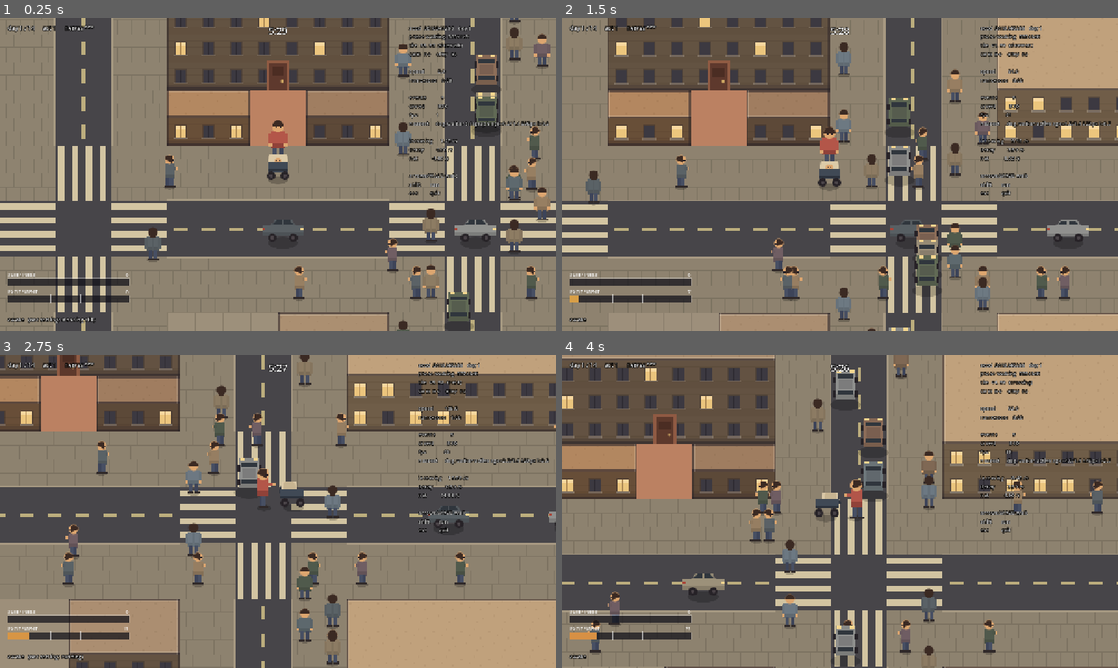
Above: before the commit, frames 1-4 (two rows, left to right).
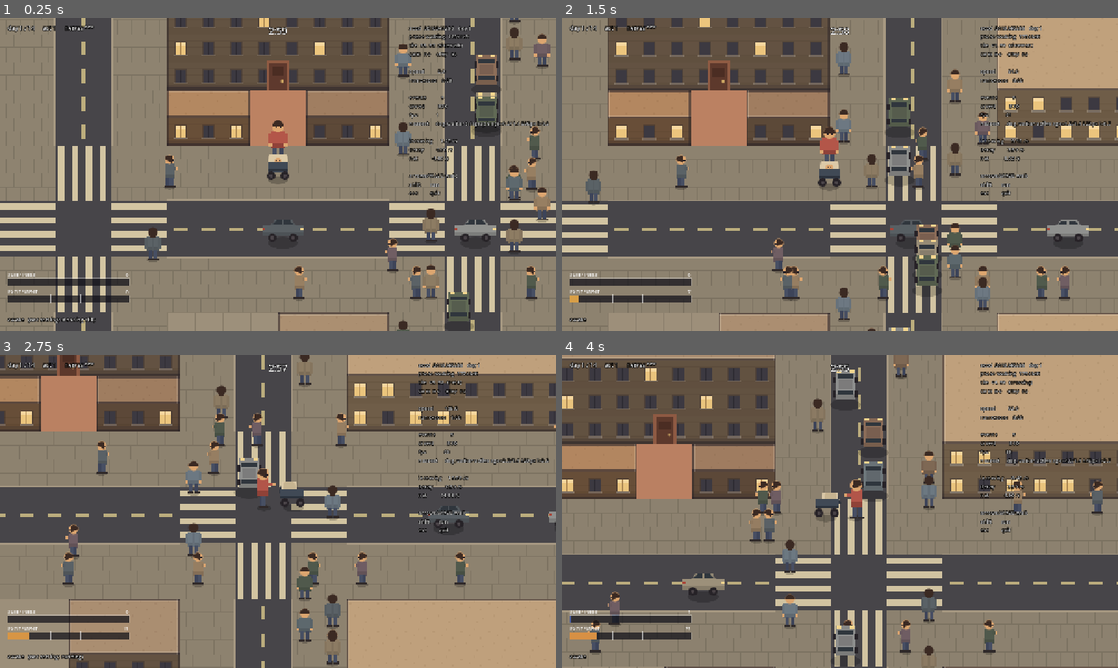
Above: after the commit, the same moments.

Repository: JosuaKrause/nappy
Game: Godot game, scene res://scenes/main.tscn
Same seed, same stepped clock (60 frames per second), same inputs: the game is played once before the commit and once after it.
Inputs:
- Up to frame 1 (0.25 s): no input
- Up to frame 2 (1.5 s): tap Enter (ui_accept) at 0.5, 0.77 s; hold Right (move_right) 0.53-1.28 s; hold Shift (run) 0.53-1.28 s; hold Down (move_down) from 1.28 s (still down); tap E (interact) at 1.35 s
- Up to frame 3 (2.75 s): tap Enter (ui_accept) at 1.52 s; tap Shift (run) at 1.55 s; release Down (move_down) at 2.03 s; hold Right (move_right) from 2.03 s (still down); hold Shift (run) from 2.03 s (still down)
- Up to frame 4 (4 s): release Right (move_right) at 2.78 s; release Shift (run) at 2.78 s; hold Up (move_up) 2.78-3.53 s; tap Shift (run) at 2.85, 3.8 s; tap Enter (ui_accept) at 3.02, 3.77 s; hold Left (move_left) from 3.53 s (still down); hold E (interact) from 3.53 s (still down)

The runs differ from the first frame. In frame 1, less than 0.1% of the frame differs, in the area x 48-82%, y 2-7%; in frame 2, less than 0.1%; in frame 3, less than 0.1%; in frame 4, less than 0.1%, in the area x 1-84%, y 2-86%.

Commit message:
M18: a day is a minute of play, with a grace of three
Playtest 02, finding 1: the park is barely noticeable and filling the meter
in one takes two minutes. Both halves of that are the same complaint, and
both are fixed by the same re-pitch.

The day was 330s, which made the outer bound the typical length and the
meter the thing standing between the player and it. It is 180s now, aimed at
being won in about a third of that. Calm ground went 3.5x -> 10x the street:
24s from empty instead of 119s, so a second in a park is worth ten on the
pavement and the difference is unmissable. Street gain went up (0.24 ->
0.42) rather than down, because M14's relationship tests are stated over
day_length() and a day that is 45% shorter would otherwise have stopped
making 'real progress on the way' true.

Excitement decay on calm ground 1.6x -> 2.2x, so the park reads on both bars
and not just the one.

This makes a day comfortably winnable once calm ground is reached, which is
deliberate and is written down as decision 1 in PLAYTEST-02.md: the day is
meant to be lost on the way to the park, not standing in it. Nothing enforces
that yet -- M19 and M20 are what put the danger in the walk -- so the next
playtest has to judge those together with this.

Pulled ahead of M16 for one practical reason: closure counts tuned against a
day that was about to halve would have been tuned wrong.

test_meters gains the target as arithmetic rather than a stopwatch: the
friendliest day the generator can make is a 44s floor, dusk stays a grace at
every day length. test_balance dropped from 94s to 27s as a side effect.

Diff:
--- a/src/autoload/tuning.gd
+++ b/src/autoload/tuning.gd
@@ -21,23 +21,28 @@
 ## which made the city decoration.
 ##
 ## An ordinary street makes real progress and never enough. A whole day of clean street
-## walking reaches about four fifths of the meter, so the walk out is worth something and
+## walking reaches about three quarters of the meter, so the walk out is worth something and
 ## the walk out alone can never finish; only calm ground can. `tests/test_meters.gd` holds
 ## both halves of that, in terms of `day_length()` rather than in numbers, so a change to
-## the day cannot quietly make the street sufficient again.
-const SLEEPINESS_GAIN_WALKING := 0.24
+## the day cannot quietly make the street sufficient again — which is what kept them honest
+## when M18 cut the day from 330s to 180s.
+const SLEEPINESS_GAIN_WALKING := 0.42
 ## Standing still has to be strictly worse than walking, or waiting is a strategy. It also
 ## has to stay cheaper than a calm zone gives, because stopping is the counterplay to a loud
 ## event and pricing it above the park's own rate would take that move away.
-const SLEEPINESS_DRAIN_IDLE := 0.6
-## Sized against the *short* day, not the long one. At 3.0 a park stretch ran 139s, which on
-## a 264s curfew day left barely thirty seconds for the walk out and the walk home together
-## — winnable on paper and a stopwatch race in practice. At 3.5 it is 119s, and the walk out
-## has already contributed, so the typical day finishes with a minute to spare.
-const SLEEPINESS_CALM_ZONE_MULTIPLIER := 3.5
-## Sleepiness the baby keeps after being woken up. Deliberately not softened when the fill
-## slowed down: waking her now costs about seventy seconds of park, roughly a fifth of the
-## day, and it should hurt that much.
+const SLEEPINESS_DRAIN_IDLE := 1.0
+## Playtest 02, finding 1: *"the difference of a park is barely noticeable... I don't want to
+## circle in a park for two minutes just to fill up the bar."* At M14's 3.5x a calm stretch
+## ran 119s, which is not a reward, it is a wait — and at three and a half times a rate you
+## cannot see, it did not even read as faster than the pavement.
+##
+## At 10x it is 24s from empty, and a second in a park is worth ten on the street. That makes
+## a day comfortably winnable *once calm ground is reached*, which is the point: the day is
+## meant to be lost on the way there, not in it. See docs/PLAYTEST-02.md, decision 1.
+const SLEEPINESS_CALM_ZONE_MULTIPLIER := 10.0
+## Sleepiness the baby keeps after being woken up. Half the bar, which is now about twelve
+## seconds of park — a fifth of a well-played day, which is what it was before and should
+## stay whatever the rates are.
 const WAKE_SLEEPINESS_PENALTY := 50.0
 
 ## Sleepiness per second on calm ground.
@@ -56,7 +61,9 @@
 const EXCITEMENT_DECAY_IDLE := 6.0
 const EXCITEMENT_DECAY_WALKING := 3.5
 const EXCITEMENT_DECAY_RUNNING := 0.5
-const EXCITEMENT_DECAY_CALM_ZONE_MULTIPLIER := 1.6
+## The park has to read on *both* bars, not just the sleepiness one — half of "this is
+## working" is the excitement visibly falling away as she walks in under the trees.
+const EXCITEMENT_DECAY_CALM_ZONE_MULTIPLIER := 2.2
 
 ## Excitement per second at full sprint, scaled by how far above walk speed we are.
 const EXCITEMENT_FROM_RUNNING := 9.0
@@ -75,7 +82,15 @@
 
 const RUN_LENGTH_DAYS := 14
 const STARTING_NERVES := 3
-const DAY_LENGTH_SECONDS := 330.0
+## A day is aimed at **about a minute of play, with a grace of three**. Dusk is the grace,
+## not the target: a day walked well is over in a minute, and the three minutes are there for
+## a day that goes wrong — a bad route, a park that turned out to be spoiled, a baby woken on
+## the way home.
+##
+## It was 330s until M18, which made the outer bound the *typical* length and the meter the
+## thing standing between you and it. Cutting it was the other half of finding 1: two minutes
+## of standing in a park inside a five and a half minute day is a game about waiting.
+const DAY_LENGTH_SECONDS := 180.0
 ## Curfew (day 6+) shortens the day by this fraction.
 const CURFEW_DAY_LENGTH_MULTIPLIER := 0.8
 
--- a/src/main.gd
+++ b/src/main.gd
@@ -208,7 +208,7 @@
 			return
 
 ## Dev flag: `-- --day-length N` compresses the day, so dusk and the timeout loss can be
-## looked at without sitting through five and a half minutes.
+## looked at without sitting through the whole three minutes.
 func _day_length() -> float:
 	var args := OS.get_cmdline_user_args()
 	var index := args.find("--day-length")
--- a/tests/test_meters.gd
+++ b/tests/test_meters.gd
@@ -31,6 +31,7 @@
 	_test_walking_fills_sleepiness(t)
 	_test_a_day_cannot_be_won_on_street_gain_alone(t)
 	_test_one_calm_stretch_wins_a_day(t)
+	_test_a_day_is_a_minute_of_play_with_a_grace_of_three(t)
 	_test_standing_still_is_worse_than_walking_but_affordable(t)
 	_test_a_street_day_never_settles_and_a_park_day_does(t)
 	_test_calm_zone_speeds_sleep(t)
@@ -136,6 +137,30 @@
 			"a calm stretch fills the meter in %.0fs, well inside the %.0fs day"
 			% [stretch, short_day])
 
+## M18's target, as arithmetic: **a day walked well is about a minute, and dusk is a grace
+## of three.** Measured on the friendliest day the generator can produce — the nearest legal
+## calm ground, walked to in a straight line with nothing in the way — so this is the floor
+## a real day is measured up from, not a prediction of one.
+##
+## It is a relationship and not a stopwatch on purpose. What has to stay true is that the
+## clock is *slack* for a well-walked day and the meter is not the thing standing in the way;
+## the difficulty is supposed to be the walk. Both halves matter: a floor under 30s would
+## mean the day is over before it starts, and a floor over the grace would mean dusk is the
+## real opponent again, which is what M18 was undoing.
+func _test_a_day_is_a_minute_of_play_with_a_grace_of_three(t) -> void:
+	var leg := Tuning.MIN_HOME_TO_PARK_TILES * float(Tuning.TILE_SIZE) / Tuning.WALK_SPEED
+	var banked := Tuning.SLEEPINESS_GAIN_WALKING * leg
+	var stretch := (Tuning.METER_MAX - banked) / Tuning.sleepiness_gain_calm()
+	var shortest := leg + stretch + leg
+	t.check(shortest > 30.0,
+			"the shortest possible day is %.0fs, which is still a walk" % shortest)
+	t.check(shortest < 90.0,
+			"the shortest possible day is %.0fs, near the minute it is aimed at" % shortest)
+	for day in range(1, Tuning.RUN_LENGTH_DAYS + 1):
+		t.check(shortest < Tuning.day_length(day) * 0.6,
+				"day %d's %.0fs of dusk is a grace, not the target (floor %.0fs)"
+				% [day, Tuning.day_length(day), shortest])
+
 func _test_standing_still_is_worse_than_walking_but_affordable(t) -> void:
 	t.check(Tuning.SLEEPINESS_DRAIN_IDLE > Tuning.SLEEPINESS_GAIN_WALKING,
 			"standing still loses ground rather than merely failing to gain it")
Not shown, changed: docs/MECHANICS.md
Not shown, changed: docs/TODO.md
